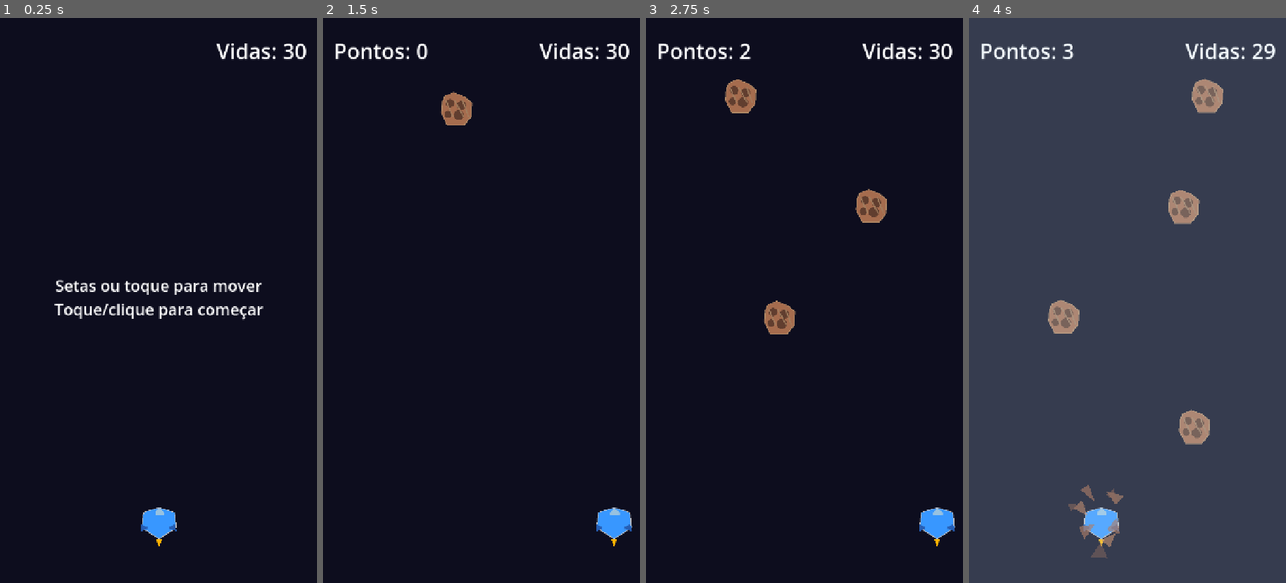
Above: before the commit, frames 1-4 (left to right).
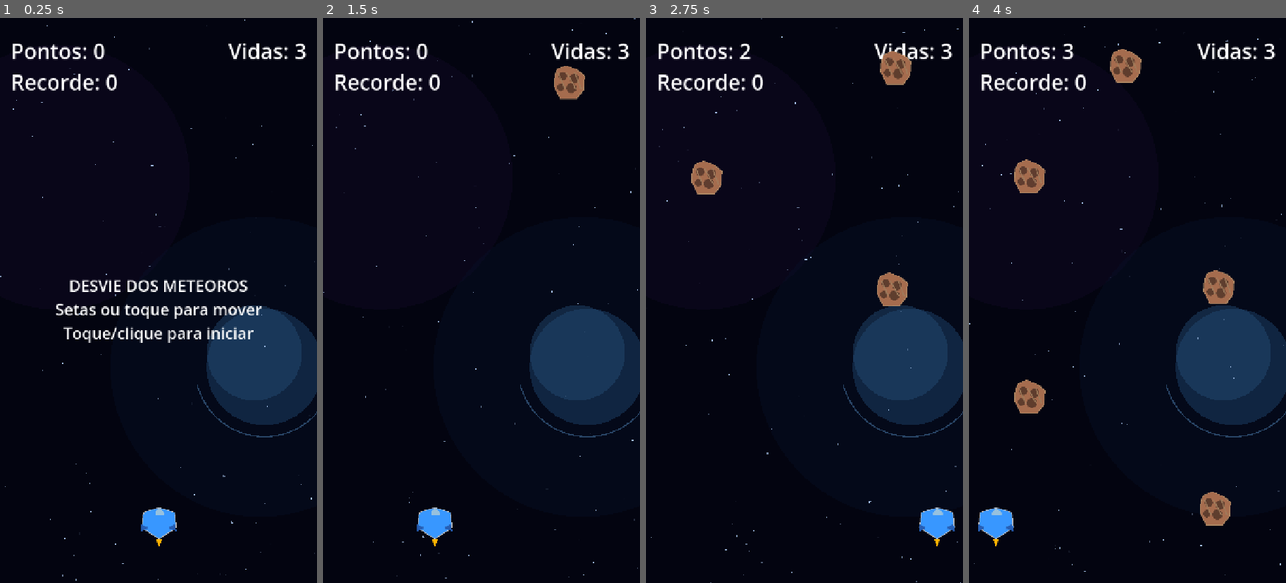
Above: after the commit, the same moments.

Repository: vinicius-ledesma/esquiva
Game: Godot game, scene res://scenes/main.tscn
The game is run twice, just before and just after one commit, with the same random seed, the same clock (stepped at 60 frames per second) and the same inputs.
Inputs (mouse positions are in pixels of both pictures, inside the frame that each line leads up to):
- Up to frame 1 (0.25 s): no input
- Up to frame 2 (1.5 s): tap Enter at 0.5, 0.6 s; move the mouse to (551, 272) at 0.52 s; hold Right (ui_right) 0.53-1.25 s; click (551, 272) at 0.67 s; tap Space at 0.77, 0.8, 1.07 s; drag from (418, 328) to (465, 413) at 1.27 s
- Up to frame 3 (2.75 s): move the mouse to (836, 176) at 2.02 s; hold Right (ui_right) from 2.03 s (still down); tap Enter at 2.1 s; tap Space at 2.3 s
- Up to frame 4 (4 s): release Right (ui_right) at 2.75 s; drag from (1111, 413) to (1032, 215) at 2.77 s; move the mouse to (1222, 385) at 3.52 s; hold Left (ui_left) from 3.53 s (still down); tap Space at 3.6, 3.77 s

The runs differ from the first frame. In frame 1, 9.6% of the frame differs, in the area x 0-100%, y 0-100%; in frame 2, 9.0%; in frame 3, 9.8%; in frame 4, 100%.

Commit message:
Add audio assets and implement game over music functionality

Diff:
--- a/scripts/main.gd
+++ b/scripts/main.gd
@@ -10,7 +10,8 @@
 const VELOCIDADE_JOGADOR := 900.0
 const INTERVALO_SPAWN := 0.7
 const VELOCIDADE_BASE := 350.0
-const VIDAS_INICIAIS := 30
+const VIDAS_INICIAIS := 3
+const ARQUIVO_RECORDE := "user://recorde.cfg"
 const CASCOS_JOGADOR := [
 	[
 		Vector2(24.0 / 120.0, 18.0 / 96.0),
@@ -45,37 +46,73 @@
 
 const TEX_JOGADOR := "res://assets/kenney/playerShip1_blue.png"
 const TEX_OBSTACULO := "res://assets/kenney/meteorBrown_big1.png"
+const MUSICA_MENU := preload("res://assets/audio/menu_theme.wav")
+const MUSICA_FIM := preload("res://assets/audio/game_over.wav")
 
 var jogando := false
 var pontos := 0.0
 var vidas := VIDAS_INICIAIS
+var recorde := 0
 var dificuldade := 1.0
 var tempo_spawn := 0.0
 var obstaculos: Array = []
+var estrelas: Array[Dictionary] = []
 var jogador
 var rotulo_pontos: Label
 var rotulo_vidas: Label
 var rotulo_msg: Label
+var dialogo_nova_partida: ConfirmationDialog
+var tocador_menu: AudioStreamPlayer
+var tocador_fim: AudioStreamPlayer
 var sobreposicao_flash: ColorRect
 var tween_flash: Tween
+var tempo_fundo := 0.0
 var rng := RandomNumberGenerator.new()
 
 
 func _ready() -> void:
 	rng.randomize()
+	_carregar_recorde()
 	_criar_fundo()
 	_criar_jogador()
 	_criar_interface()
+	_criar_dialogo_nova_partida()
+	_criar_tocadores_musica()
 	_criar_efeitos_colisao()
-	_mostrar_mensagem("Setas ou toque para mover\nToque/clique para começar")
+	_mostrar_mensagem("DESVIE DOS METEOROS\nSetas ou toque para mover\nToque/clique para iniciar")
+	tocador_menu.play()
 
 
 func _criar_fundo() -> void:
-	var fundo := ColorRect.new()
-	fundo.color = Color(0.05, 0.05, 0.12)
-	fundo.size = Vector2(LARGURA, ALTURA)
-	fundo.z_index = -10
-	add_child(fundo)
+	for i in range(120):
+		estrelas.append({
+			"posicao": Vector2(rng.randf_range(0.0, LARGURA), rng.randf_range(0.0, ALTURA)),
+			"raio": rng.randf_range(0.7, 2.2),
+			"velocidade": rng.randf_range(12.0, 52.0),
+			"fase": rng.randf_range(0.0, TAU),
+		})
+	queue_redraw()
+
+
+func _draw() -> void:
+	draw_rect(Rect2(Vector2.ZERO, Vector2(LARGURA, ALTURA)), Color(0.012, 0.018, 0.065))
+	draw_circle(Vector2(130.0, 360.0), 300.0, Color(0.10, 0.035, 0.19, 0.28))
+	draw_circle(Vector2(590.0, 790.0), 340.0, Color(0.025, 0.09, 0.20, 0.24))
+	draw_circle(Vector2(600.0, 790.0), 132.0, Color(0.10, 0.23, 0.38, 0.56))
+	draw_circle(Vector2(577.0, 758.0), 108.0, Color(0.15, 0.32, 0.48, 0.42))
+	draw_arc(
+		Vector2(600.0, 790.0),
+		158.0,
+		PI * 0.08,
+		PI * 0.92,
+		64,
+		Color(0.34, 0.56, 0.78, 0.44),
+		3.0
+	)
+	for estrela in estrelas:
+		var brilho := 0.45 + 0.45 * sin(tempo_fundo * 1.8 + estrela["fase"])
+		var cor := Color(0.72, 0.84, 1.0, brilho)
+		draw_circle(estrela["posicao"], estrela["raio"], cor)
 
 
 func _criar_jogador() -> void:
@@ -102,8 +139,10 @@
 func _criar_interface() -> void:
 	rotulo_pontos = Label.new()
 	rotulo_pontos.position = Vector2(24, 40)
+	rotulo_pontos.size = Vector2(340, 110)
 	rotulo_pontos.add_theme_font_size_override("font_size", 48)
 	add_child(rotulo_pontos)
+	_atualizar_rotulo_pontos()
 
 	rotulo_vidas = Label.new()
 	rotulo_vidas.position = Vector2(420, 40)
@@ -121,6 +160,55 @@
 	add_child(rotulo_msg)
 
 
+func _criar_dialogo_nova_partida() -> void:
+	dialogo_nova_partida = ConfirmationDialog.new()
+	dialogo_nova_partida.title = "Nova partida"
+	dialogo_nova_partida.dialog_text = "Quer iniciar uma partida nova?"
+	dialogo_nova_partida.ok_button_text = "Iniciar"
+	dialogo_nova_partida.confirmed.connect(_iniciar)
+	add_child(dialogo_nova_partida)
+
+
+func _criar_tocadores_musica() -> void:
+	var musica_menu := MUSICA_MENU as AudioStreamWAV
+	musica_menu.loop_mode = AudioStreamWAV.LOOP_FORWARD
+	musica_menu.loop_begin = 0
+	musica_menu.loop_end = int(musica_menu.mix_rate * 8.0)
+
+	tocador_menu = AudioStreamPlayer.new()
+	tocador_menu.stream = musica_menu
+	tocador_menu.volume_db = -8.0
+	add_child(tocador_menu)
+
+	tocador_fim = AudioStreamPlayer.new()
+	tocador_fim.stream = MUSICA_FIM
+	tocador_fim.volume_db = -5.0
+	add_child(tocador_fim)
+
+
+func _carregar_recorde() -> void:
+	if not FileAccess.file_exists(ARQUIVO_RECORDE):
+		return
+	var configuracao := ConfigFile.new()
+	var erro := configuracao.load(ARQUIVO_RECORDE)
+	if erro != OK:
+		push_error("Não foi possível carregar o recorde: %s" % error_string(erro))
+		return
+	recorde = int(configuracao.get_value("jogo", "recorde", 0))
+
+
+func _salvar_recorde() -> void:
+	var configuracao := ConfigFile.new()
+	configuracao.set_value("jogo", "recorde", recorde)
+	var erro := configuracao.save(ARQUIVO_RECORDE)
+	if erro != OK:
+		push_error("Não foi possível salvar o recorde: %s" % error_string(erro))
+
+
+func _atualizar_rotulo_pontos() -> void:
+	rotulo_pontos.text = "Pontos: %d\nRecorde: %d" % [int(pontos), recorde]
+
+
 func _criar_efeitos_colisao() -> void:
 	sobreposicao_flash = ColorRect.new()
 	sobreposicao_flash.color = Color(0.8, 0.92, 1.0, 0.0)
@@ -136,11 +224,12 @@
 
 
 func _process(delta: float) -> void:
+	_animar_fundo(delta)
 	if not jogando:
 		return
 	pontos += delta
 	dificuldade = 1.0 + pontos / 20.0
-	rotulo_pontos.text = "Pontos: %d" % int(pontos)
+	_atualizar_rotulo_pontos()
 	_mover_jogador(delta)
 	tempo_spawn -= delta
 	if tempo_spawn <= 0.0:
@@ -148,6 +237,19 @@
 		tempo_spawn = INTERVALO_SPAWN / dificuldade
 	_mover_obstaculos(delta)
 	_verificar_colisao()
+
+
+func _animar_fundo(delta: float) -> void:
+	tempo_fundo += delta
+	for i in range(estrelas.size()):
+		var estrela := estrelas[i]
+		var posicao: Vector2 = estrela["posicao"]
+		posicao.y += estrela["velocidade"] * delta
+		if posicao.y > ALTURA:
+			posicao.y = 0.0
+			posicao.x = rng.randf_range(0.0, LARGURA)
+		estrela["posicao"] = posicao
+	queue_redraw()
 
 
 func _mover_jogador(delta: float) -> void:
@@ -164,12 +266,19 @@
 	# emulate_touch_from_mouse converte o mouse em toque: um código só
 	if evento is InputEventScreenTouch and evento.pressed:
 		if not jogando:
-			_iniciar()
-		_mover_para(evento.position.x)
+			_solicitar_nova_partida()
+		else:
+			_mover_para(evento.position.x)
 	elif evento is InputEventScreenDrag:
 		_mover_para(evento.position.x)
-	elif evento is InputEventKey and evento.pressed and not jogando:
-		_iniciar()
+	elif evento is InputEventKey and evento.pressed and not evento.echo and not jogando:
+		if evento.keycode in [KEY_ENTER, KEY_SPACE]:
+			_solicitar_nova_partida()
+
+
+func _solicitar_nova_partida() -> void:
+	if not dialogo_nova_partida.visible:
+		dialogo_nova_partida.popup_centered(Vector2i(440, 180))
 
 
 func _mover_para(x: float) -> void:
@@ -181,6 +290,8 @@
 	for obstaculo in obstaculos:
 		obstaculo.queue_free()
 	obstaculos.clear()
+	tocador_menu.stop()
+	tocador_fim.stop()
 	pontos = 0.0
 	vidas = VIDAS_INICIAIS
 	_atualizar_rotulo_vidas()
@@ -188,6 +299,7 @@
 	tempo_spawn = 0.3
 	jogando = true
 	rotulo_msg.visible = false
+	jogador.position = Vector2(LARGURA / 2 - TAM_JOGADOR.x / 2, ALTURA - 180)
 
 
 func _spawn_obstaculo() -> void:
@@ -364,4 +476,14 @@
 
 func _game_over() -> void:
 	jogando = false
-	_mostrar_mensagem("Fim de jogo man! Pontos: %d\nToque/clique para jogar de novo" % int(pontos))
+	var pontuacao_final := int(pontos)
+	if pontuacao_final > recorde:
+		recorde = pontuacao_final
+		_salvar_recorde()
+	_atualizar_rotulo_pontos()
+	_mostrar_mensagem(
+		"Fim de jogo! Pontos: %d\nRecorde: %d\nToque/clique para jogar de novo"
+		% [pontuacao_final, recorde]
+	)
+	tocador_menu.stop()
+	tocador_fim.play()
Not shown, added: assets/audio/game_over.wav.import
Not shown, added: assets/audio/menu_theme.wav.import
Not shown, added: assets/audio/game_over.wav
Not shown, added: assets/audio/menu_theme.wav
